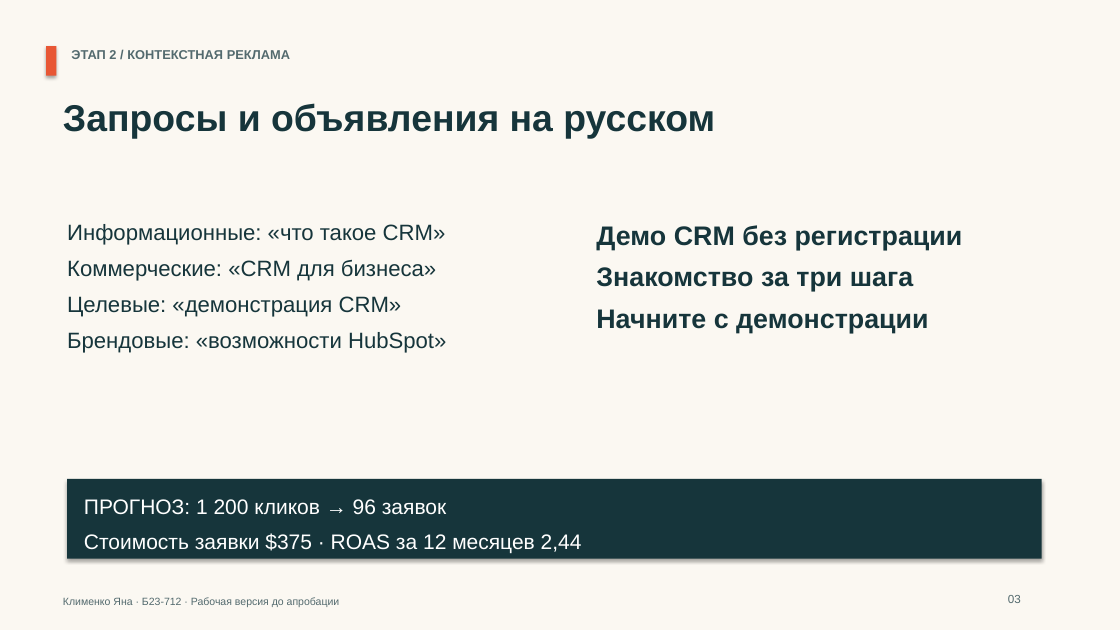
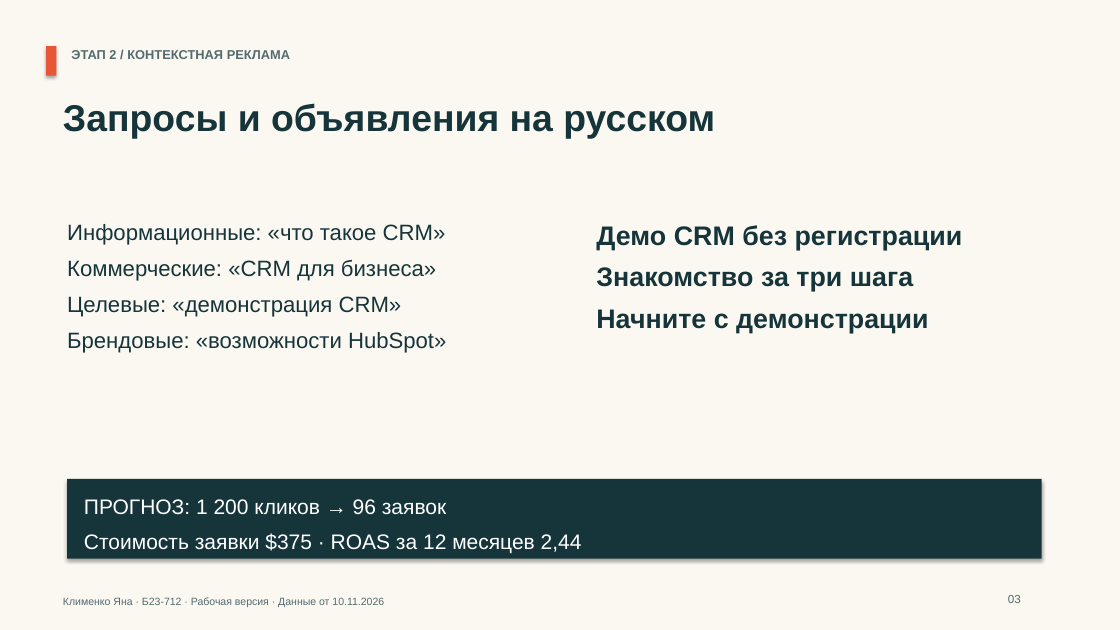
Before and after one commit to indolentmenace/hubspot-lab3, a slide deck: slide 3 of materials/LR3_HubSpot_presentation.pptx. Drawn at 1120x630 pixels with LibreOffice and Linux fonts; fonts in the diff are those of the drawing. Boxes give left, top, right and bottom in pixels: in the first picture for what was removed or moved away, otherwise in the second. Text is boxed around its words. In the diff, an @@ line names an element or a change of style, - is before the commit and + after.

```diff
--- a/materials/LR3_HubSpot_presentation.pptx
+++ b/materials/LR3_HubSpot_presentation.pptx
@@ text at (x1=63, y1=597, x2=384, y2=607): text changed @@
-Клименко Яна · Б23-712 · Рабочая версия до апробации
+Клименко Яна · Б23-712 · Рабочая версия · Данные от 10.11.2026
```
Also in this commit, not shown: 5 other slides changed, 1 slide added, 1 slide removed, 5 other files.
